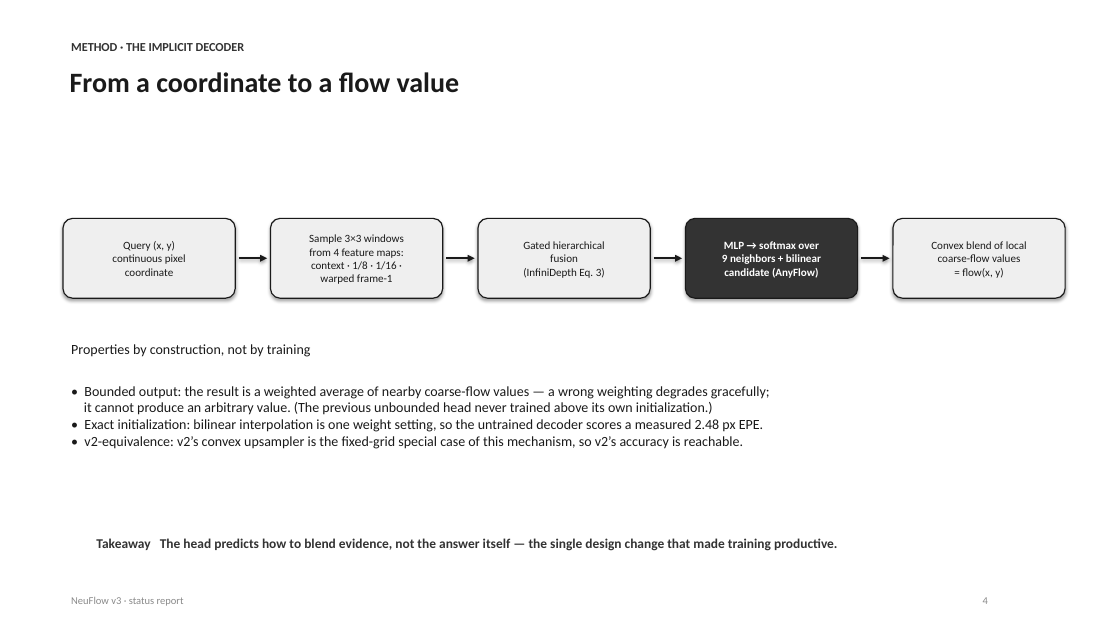
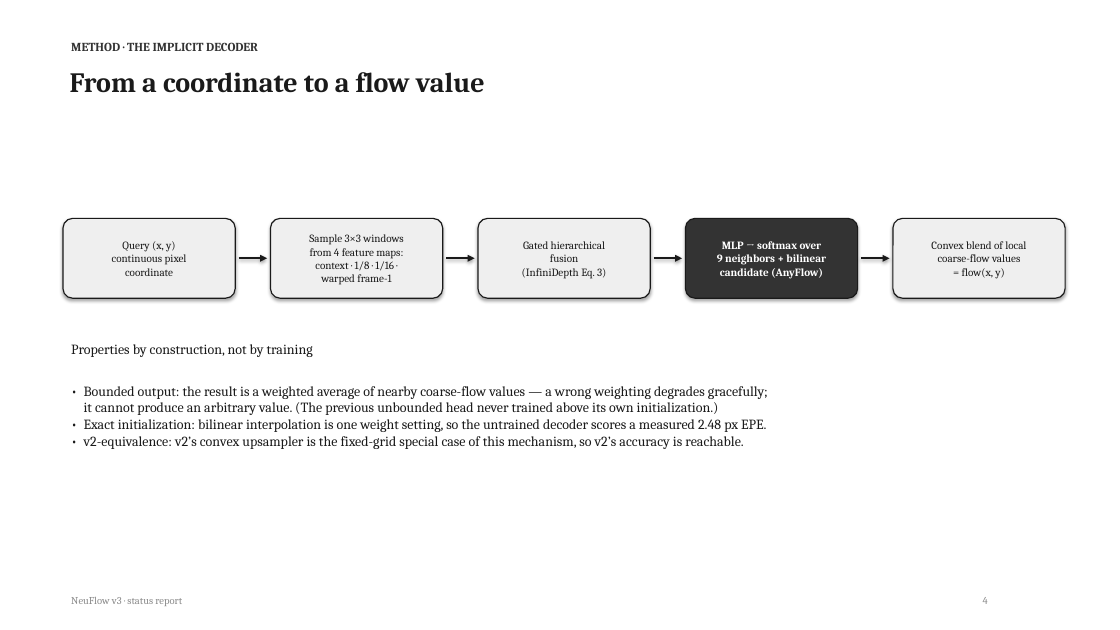
Before and after one commit to shrirag10/Neuflowv3, a slide deck: slide 4 of docs/NeuFlow_v3_status.pptx. Drawn at 1120x630 pixels with LibreOffice and Linux fonts; fonts in the diff are those of the drawing. Boxes give left, top, right and bottom in pixels: in the first picture for what was removed or moved away, otherwise in the second. Text is boxed around its words. In the diff, an @@ line names an element or a change of style, - is before the commit and + after.

Commit message:
Deck v3: serif theme, side-by-side v2/v3 comparison, chairs examples, GUI pics, FPS chart, limitations slide; GUI: v2/v3 model selector

```diff
--- a/docs/NeuFlow_v3_status.pptx
+++ b/docs/NeuFlow_v3_status.pptx
@@ text removed at (x1=96, y1=538, x2=837, y2=551) @@
-Takeaway The head predicts how to blend evidence, not the answer itself — the single design change that made training productive.
@@ font Calibri to Cambria in 9 elements at (x1=71, y1=42, x2=258, y2=51), (x1=70, y1=72, x2=485, y2=93), (x1=63, y1=218, x2=235, y2=298), (x1=271, y1=218, x2=443, y2=298), (x1=478, y1=218, x2=650, y2=298), (x1=686, y1=218, x2=858, y2=298), (x1=893, y1=218, x2=1065, y2=298), (x1=71, y1=344, x2=768, y2=449), (x1=71, y1=597, x2=182, y2=606) @@
```
Also in this commit, not shown: 13 other slides changed, 4 slides added, 5 other files.
